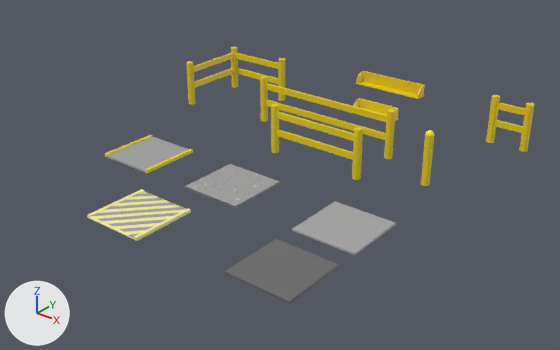
Renders of the Blender file Assets/_Project/Models/BlenderFiles/PROPS/Barriers_Floors_Compilation.blend from each side of a commit.
Both versions are drawn from a 50 mm camera at (9.29, -10.12, 6.85) aimed at (-0.23, 1.78, -0.53). The axes (+X, +Y, +Z) are drawn at lower left. The lights are the same throughout. The older version comes first.

In view in the first picture: 'Barrier1sq', 'Barrier2sq', 'Barrier3sq', 'BarrierCone', 'BarrierCorner', 'BarrierLow1sq', 'BarrierLow2sq', 'FloorTile', 'MHE_Lane', 'Pedestrian_Lane', 'StageLaneTile', 'YardTile'.
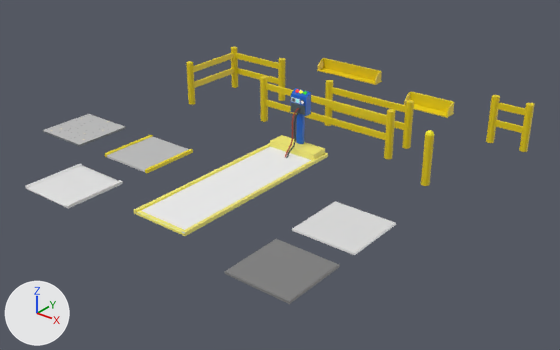
Not visible in the pictures: 'FullCharge', 'DeadBattery'.

Where the newer file only moved an object's origin or applied its transform, the numbers keep the older frame.

Patch to the scene script:
```diff
--- a/Assets/_Project/Models/BlenderFiles/PROPS/Barriers_Floors_Compilation.blend.py
+++ b/Assets/_Project/Models/BlenderFiles/PROPS/Barriers_Floors_Compilation.blend.py
@@ mat_lowpoly @@
 n0 = _N.new('ShaderNodeBsdfPrincipled'); n0.name = 'Principled BSDF'
 n2.image = img_imphenziapalette02_albedo_png
+n3 = _N.new('ShaderNodeTexImage'); n3.name = 'Image Texture.001'
+n3.image = img_imphenziapalette02_emission_png
 _L.new(n0.outputs[0], n1.inputs[0])  # 'BSDF' to 'Surface'
 _L.new(n2.outputs[0], n0.inputs[0])  # 'Color' to 'Base Color'
+_L.new(n3.outputs[0], n0.inputs[27])  # 'Color' to 'Emission Color'
+_L.new(n3.outputs[1], n0.inputs[28])  # 'Alpha' to 'Emission Strength'
@@ mat_lowpolyemission @@
+mat_lowpolyemission = bpy.data.materials.new('LowPolyEmission')
+mat_lowpolyemission.use_nodes = True; mat_lowpolyemission.node_tree.nodes.clear()
+_N = mat_lowpolyemission.node_tree.nodes; _L = mat_lowpolyemission.node_tree.links
+n0 = _N.new('ShaderNodeBsdfPrincipled'); n0.name = 'Principled BSDF'
+n1 = _N.new('ShaderNodeOutputMaterial'); n1.name = 'Material Output'
+n2 = _N.new('ShaderNodeTexImage'); n2.name = 'Image Texture'
+n2.image = img_imphenziapalette02_emission_png
+_L.new(n0.outputs[0], n1.inputs[0])  # 'BSDF' to 'Surface'
+_L.new(n2.outputs[0], n0.inputs[0])  # 'Color' to 'Base Color'
+_L.new(n2.outputs[0], n0.inputs[27])  # 'Color' to 'Emission Color'
+_L.new(n2.outputs[1], n0.inputs[28])  # 'Alpha' to 'Emission Strength'
@@ me_cube_002 @@
 me_cube_002.from_pydata(...)  # 89 vertices, 55 faces, 1 loose edge; spans x -0.663..0.663, y -0.663..0.663, z -0.027..0.034
-me_cube_002.materials.append(mat_material)  # picture img_imphenziapalette02_albedo_png
@@ me_cube_003 @@
-me_cube_003.from_pydata(...)  # 1077 vertices, 1045 faces, 1 loose edge; spans x -0.663..0.662, y -0.663..0.663, z -0.025..0.025
+me_cube_003.from_pydata(...)  # 1077 vertices, 1045 faces, 1 loose edge; spans x -5.226..-3.901, y -0.662..0.663, z -0.025..0.025
+# me_cube_003 part 1: the whole mesh is moved by (-4.564, 0.0, 0.0)
 me_cube_003.materials.append(mat_lowpoly)
@@ ob_barrier2sq @@
 ob_barrier2sq = bpy.data.objects.new('Barrier2sq', me_cylinder_002)
-ob_barrier2sq.location = (0.0, 1.78, 0.0)
+ob_barrier2sq.location = (0.0, 3.75, 0.0)
@@ ob_barrierlow2sq @@
 ob_barrierlow2sq = bpy.data.objects.new('BarrierLow2sq', me_cube_019)
-ob_barrierlow2sq.location = (0.0, 6.73, 0.0)
+ob_barrierlow2sq.location = (-1.28, 6.73, 0.1)
@@ ob_barrierlow1sq @@
 ob_barrierlow1sq = bpy.data.objects.new('BarrierLow1sq', me_cube_020)
-ob_barrierlow1sq.location = (0.0, 5.32, 0.0)
+ob_barrierlow1sq.location = (1.43, 5.32, 0.49)
@@ ob_pedestrian_lane @@
 ob_pedestrian_lane = bpy.data.objects.new('Pedestrian_Lane', me_cube_002)
-ob_pedestrian_lane.location = (-0.54, -1.96, 0.0)
+ob_pedestrian_lane.location = (-2.42, -1.96, 0.0)
@@ ob_deadbattery @@
+ob_deadbattery = bpy.data.objects.new('DeadBattery', me_cube_015)  # 8 vertices, 6 faces; spans x -0.1312..-0.0688, y 2.1644..2.2475, z 1.2582..1.3413
+ob_deadbattery.parent = ob_mhe_charger
+ob_deadbattery.location = (0.0, 0.0, 0.0)
+ob_deadbattery.rotation_euler = (-1.571, 0.0, 0.0)  # degrees (-90, 0, 0)
@@ ob_mhe_charger @@
+ob_mhe_charger = bpy.data.objects.new('MHE_Charger', me_cube)  # 410 vertices, 359 faces; spans x -0.66..0.66, y -0.06..1.33, z -2.3..1.98
+ob_mhe_charger.location = (0.0, 0.0, 0.0)
+ob_mhe_charger.rotation_euler = (1.571, 0.0, 0.0)  # degrees (90, 0, 0)
@@ ob_fullcharge @@
+ob_fullcharge = bpy.data.objects.new('FullCharge', me_cube_012)  # 8 vertices, 6 faces; spans x 0.0688..0.1312, y 2.1644..2.2475, z 1.2582..1.3413
+ob_fullcharge.parent = ob_mhe_charger
+ob_fullcharge.location = (0.0, 0.0, 0.0)
+ob_fullcharge.rotation_euler = (-1.571, 0.0, 0.0)  # degrees (-90, 0, 0)
@@ ob_charging @@
+ob_charging = bpy.data.objects.new('Charging', me_cube_011)  # 8 vertices, 6 faces; spans x -0.0312..0.0312, y 2.162..2.2451, z 1.2566..1.3397
+ob_charging.parent = ob_mhe_charger
+ob_charging.location = (0.0, 0.0, 0.0)
+ob_charging.rotation_euler = (-1.571, 0.0, 0.0)  # degrees (-90, 0, 0)
```

Where the change shows, as pixel boxes [x1, y1, x2, y2] in the pictures (560 x 350 px):
'MHE_Charger', added
    after: [134, 88, 328, 236]
'Pedestrian_Lane', recoloured, moved
    before: [87, 189, 191, 241]
    after: [25, 164, 123, 209]
'YardTile', surface changed
    both: [224, 239, 340, 304]
'MHE_Lane', surface changed, moved
    before: [185, 164, 280, 208]
    after: [43, 114, 126, 146]
'Barrier2sq', surface changed, moved
    before: [271, 104, 363, 180]
    after: [325, 80, 414, 149]
'FloorTile', surface changed (grey to white)
    both: [292, 201, 396, 255]
'StageLaneTile', surface changed
    both: [105, 135, 190, 173]
'BarrierLow2sq', surface changed, moved
    before: [356, 71, 425, 99]
    after: [317, 58, 382, 85]
'BarrierLow1sq', surface changed, moved
    before: [353, 98, 399, 121]
    after: [404, 91, 454, 118]
'Charging', added
    after: [299, 90, 303, 94]
